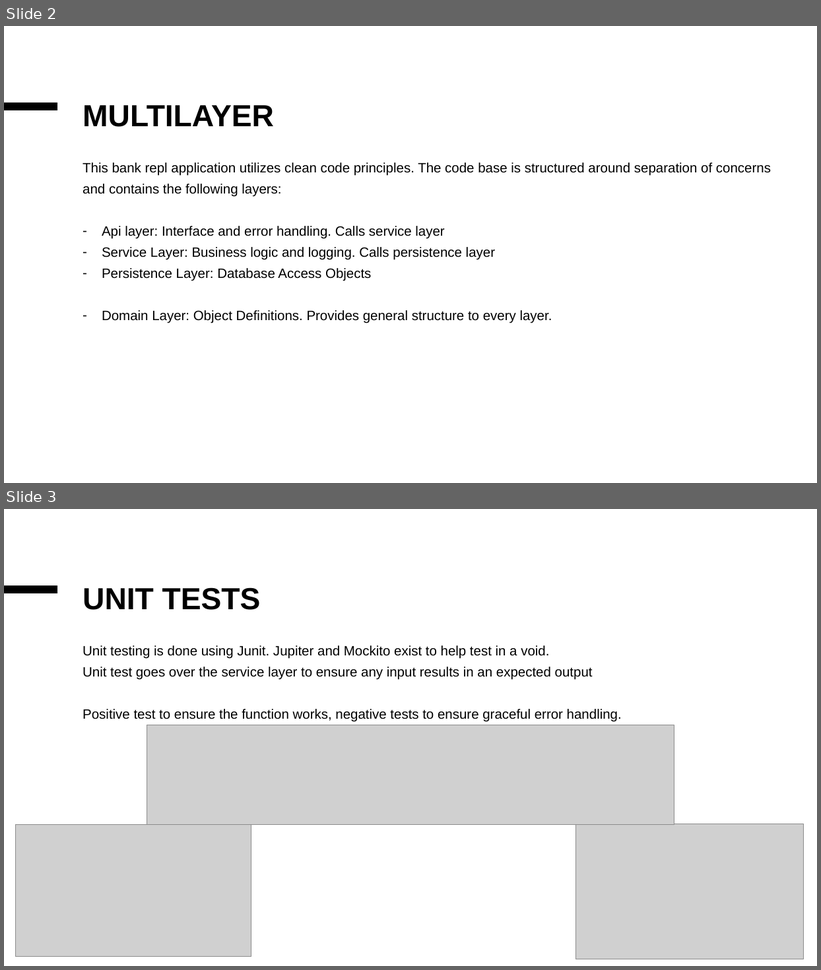
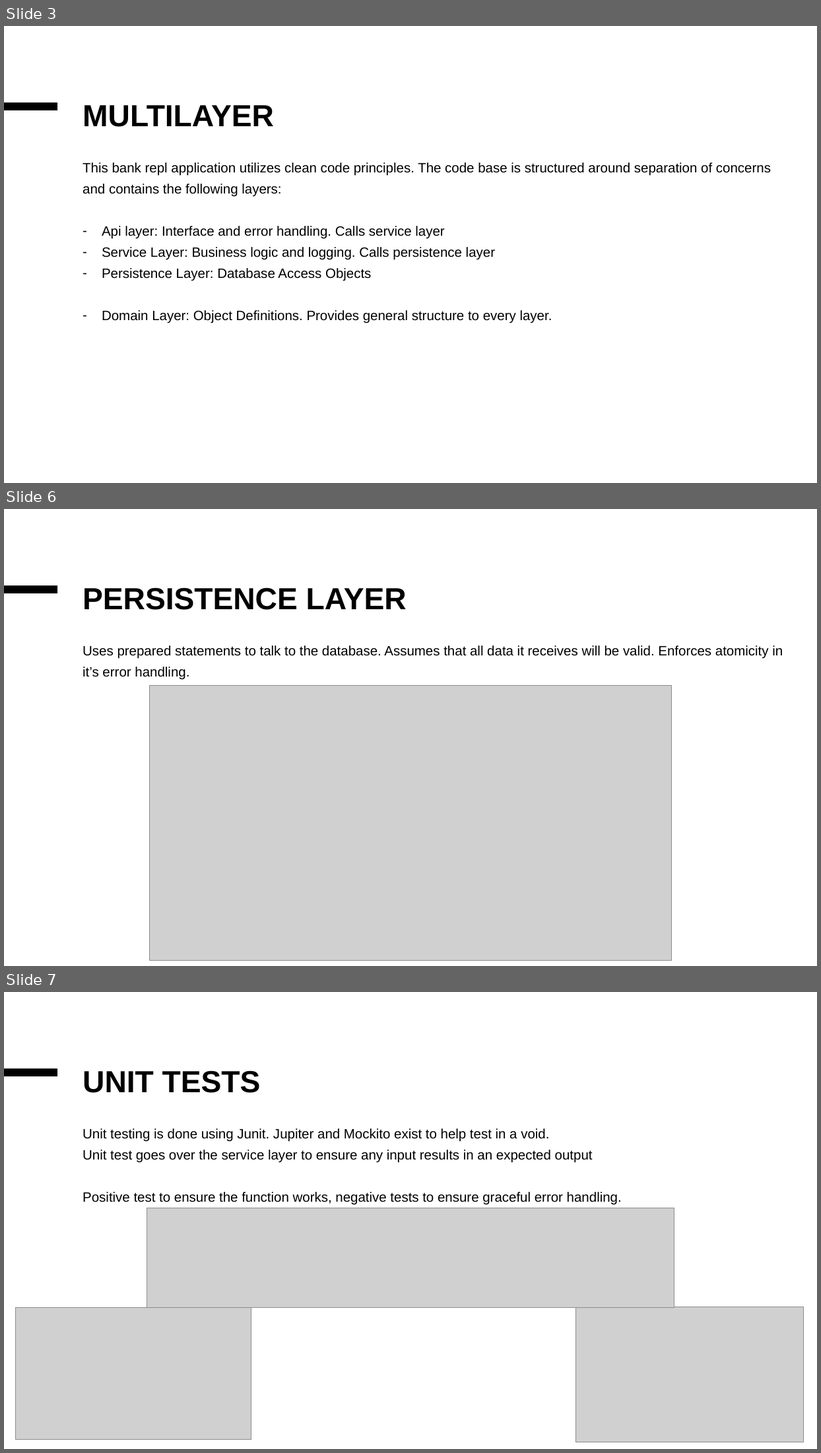
Before and after one commit to djkeithly/revature_p0, a slide deck: documents/Bank repl.pptx. Shown one above the other, each under a label of ours: slides 2 and 3 before the commit, slides 3, 6 and 7 after it; the slides between them are not shown. The pictures are 821x970 and 821x1453 pixels, drawn with LibreOffice and Linux fonts; fonts in the diff are those of the drawing; grey boxes stand for pictures. Boxes give left, top, right and bottom in pixels: in the first picture for what was removed or moved away, otherwise in the second. Text is boxed around its words. In the diff, an @@ line names an element or a change of style, - is before the commit and + after.

```diff
--- a/documents/Bank repl.pptx
+++ b/documents/Bank repl.pptx
@@ slide 6 added at [4,509,817,966], background #FFFFFF; not listed: 1 template element that a slide beside it also shows @@
@@ title added at [83,588,407,610], 36 pt, text #000000, bold @@
+PERSISTENCE LAYER
@@ text added at [83,646,783,680], 16 pt, text #000000 @@
+Uses prepared statements to talk to the database. Assumes that all data it receives will be valid. Enforces atomicity in it’s error handling.
@@ picture added at [150,685,671,960] @@
@@ what was slide 2 is now slide 3 @@
@@ what was slide 3 is now slide 7 @@
```
Also in this commit, not shown: 3 other slides added, 3 other files.
